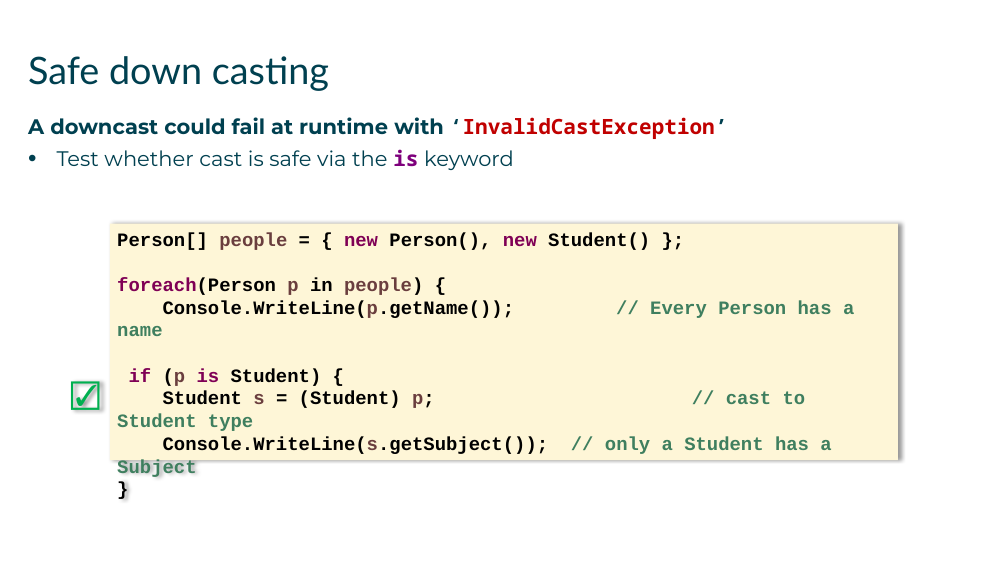
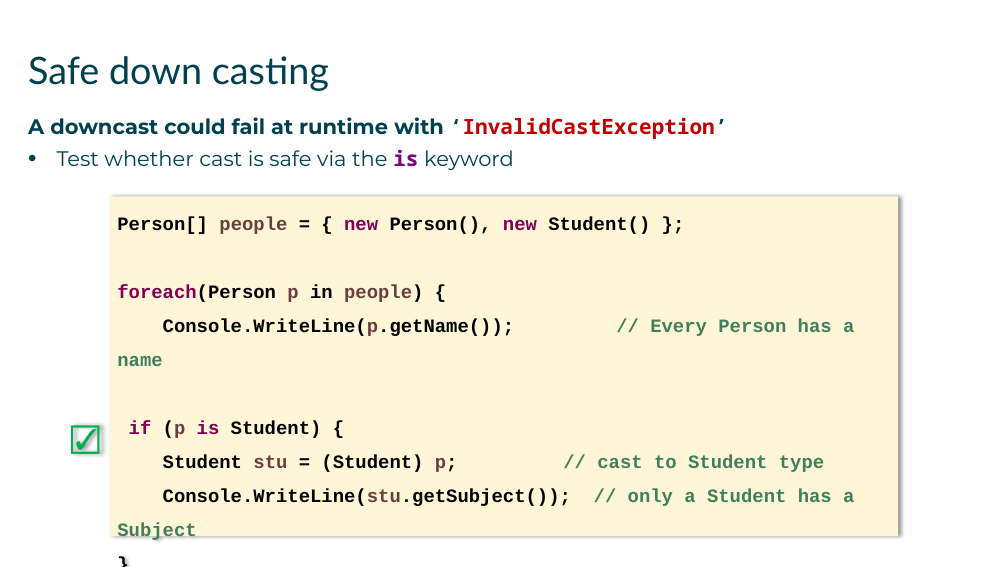
Before and after one commit to mikebaradaran/csharp, a slide deck: slide 12 of 08-Polymorphism.pptx. Drawn at 1008x567 pixels with LibreOffice and Linux fonts; fonts in the diff are those of the drawing. Boxes give left, top, right and bottom in pixels: in the first picture for what was removed or moved away, otherwise in the second. Text is boxed around its words. In the diff, an @@ line names an element or a change of style, - is before the commit and + after.

```diff
--- a/08-Polymorphism.pptx
+++ b/08-Polymorphism.pptx
@@ rectangle "Person[] people = { new ...": place and size @@
-rectangle "Person[] people = { new ..." at (110,224,898,461)
+rectangle "Person[] people = { new ..." at (110,197,898,536)
@@ text in rectangle at (117,217,854,438): line spacing 1 to 1.5 @@
@@ text "☑": place and size @@
-text "☑" at (64,372,105,415)
+text "☑" at (64,415,105,458)
@@ text in rectangle at (163,455,854,506): text changed @@
-Student s = (Student) p; // cast to Student type
-Console.WriteLine(s.getSubject()); // only a Student has a Subject
+Student stu = (Student) p; // cast to Student type
+Console.WriteLine(stu.getSubject()); // only a Student has a Subject
```
Also in this commit, not shown: 2 other slides changed, 1 slide added, 1 other file.
